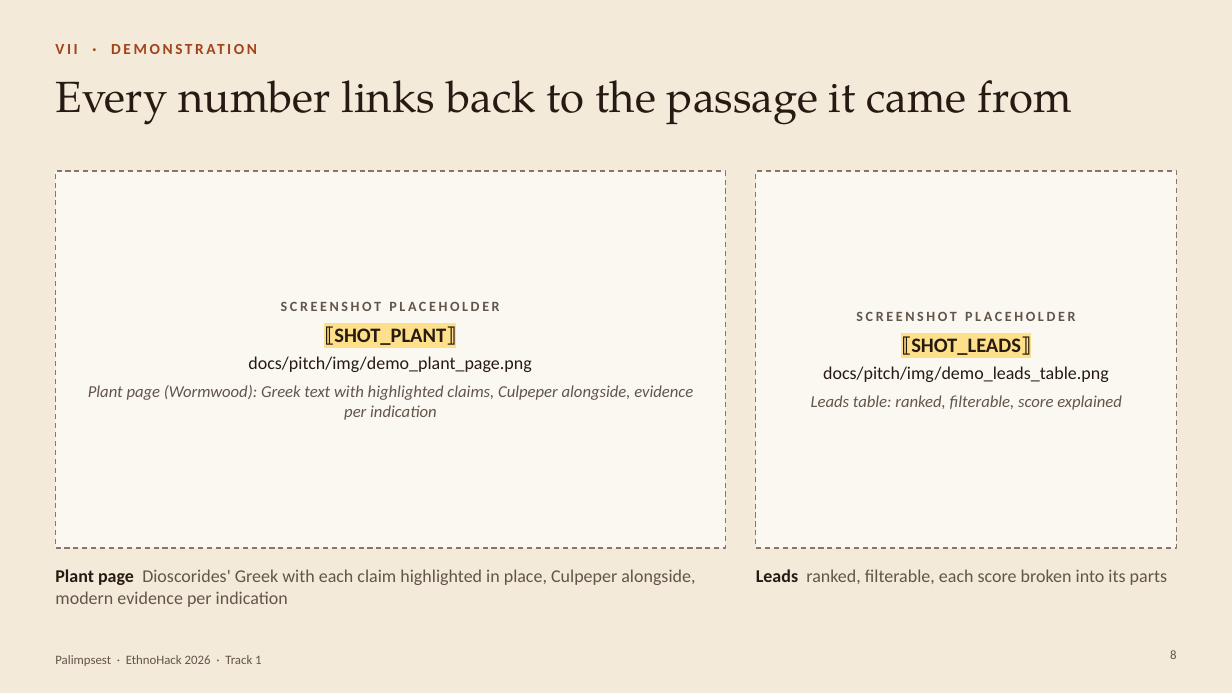
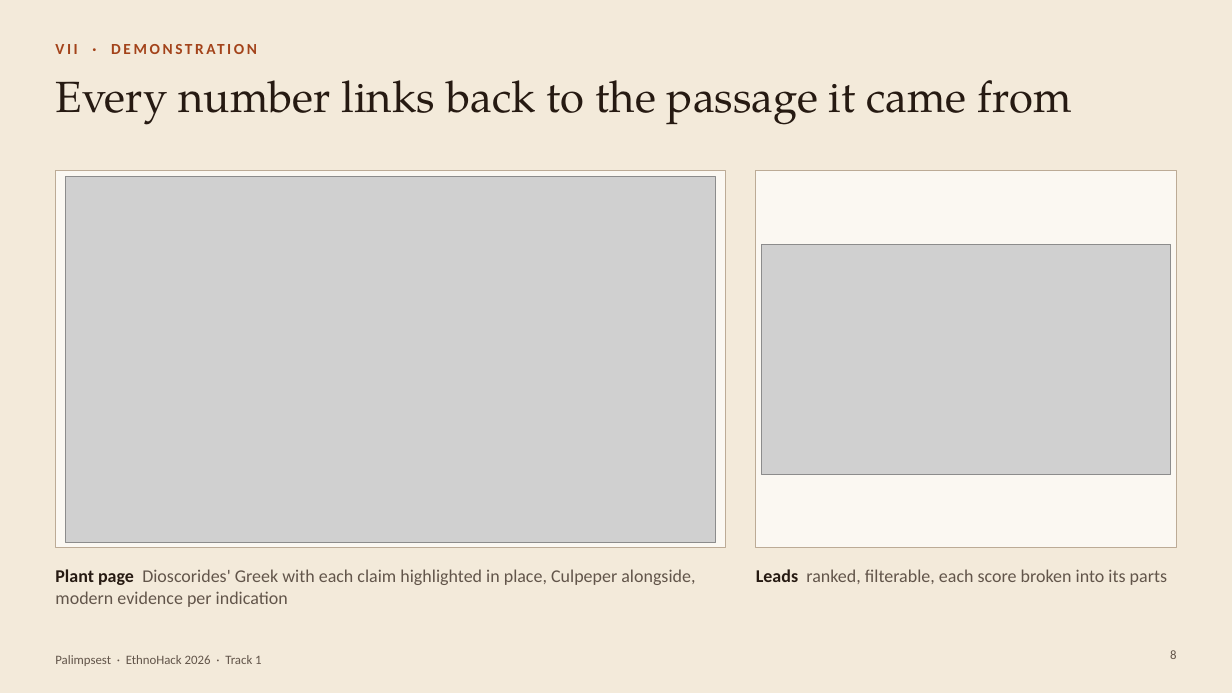
Before and after one commit to KaraAliOsman/palimpsest, a slide deck: slide 8 of docs/pitch/Palimpsest_EthnoHack2026.pptx. Drawn at 1232x693 pixels with LibreOffice and Linux fonts; fonts in the diff are those of the drawing; grey boxes stand for pictures. Boxes give left, top, right and bottom in pixels: in the first picture for what was removed or moved away, otherwise in the second. Text is boxed around its words. In the diff, an @@ line names an element or a change of style, - is before the commit and + after.

```diff
--- a/docs/pitch/Palimpsest_EthnoHack2026.pptx
+++ b/docs/pitch/Palimpsest_EthnoHack2026.pptx
@@ rectangle at box(55, 171, 726, 548): outline #877768 1 pt dashed to #BCAB96 0.75 pt @@
@@ picture added at box(65, 177, 715, 543) @@
@@ rectangle at box(756, 171, 1177, 548): outline #877768 1 pt dashed to #BCAB96 0.75 pt @@
@@ picture added at box(762, 244, 1171, 474) @@
@@ text removed at box(88, 302, 693, 420) @@
-SCREENSHOT PLACEHOLDER
-⟦SHOT_PLANT⟧
-docs/pitch/img/demo_plant_page.png
-Plant page (Wormwood): Greek text with highlighted claims, Culpeper alongside, evidence per indication
@@ text removed at box(811, 311, 1122, 410) @@
-SCREENSHOT PLACEHOLDER
-⟦SHOT_LEADS⟧
-docs/pitch/img/demo_leads_table.png
-Leads table: ranked, filterable, score explained
```
Also in this commit, not shown: 5 other slides changed, 6 other files.
